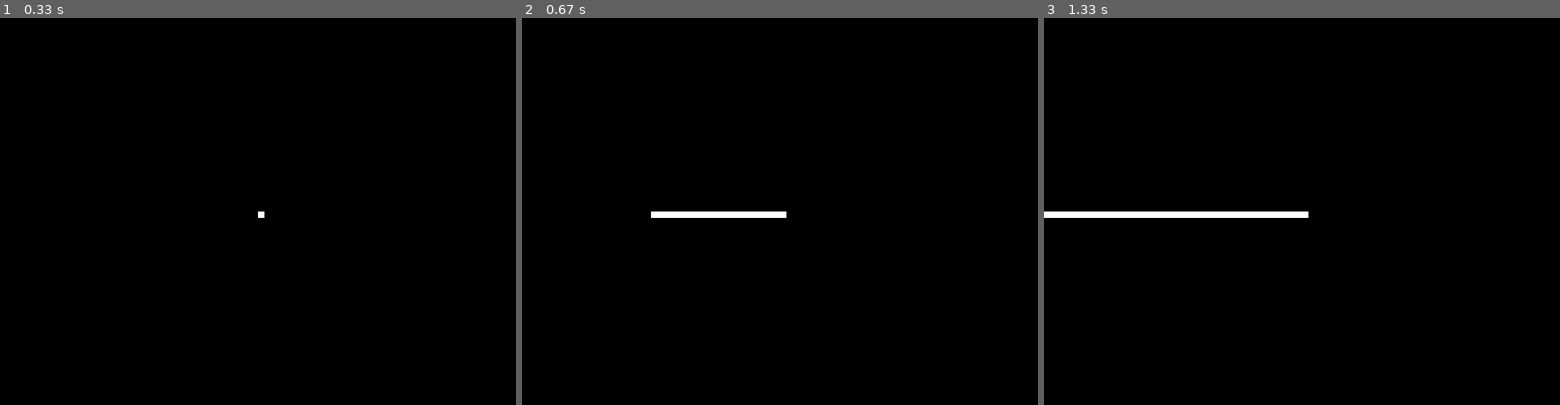
Above: before the commit, frames 1-3 (left to right).
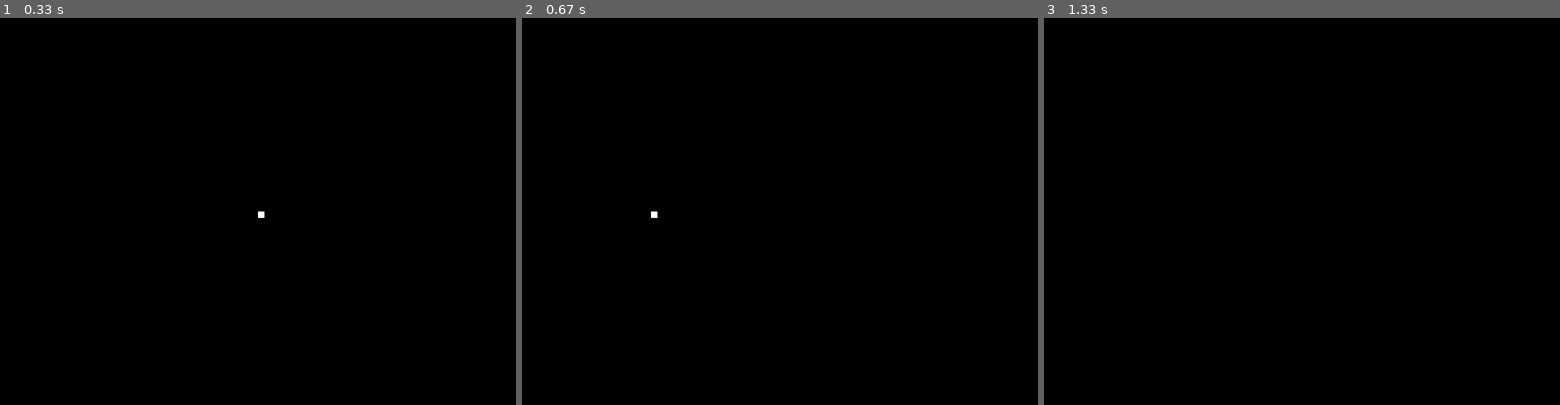
Above: after the commit, the same moments.

Repository: bitmap357/Pygame_Snake
Game: pygame game, started from Snake Game.py
The game is run twice, just before and just after one commit, with the same random seed, the same clock (stepped at 60 frames per second) and the same inputs.
Inputs:
- Up to frame 1 (0.33 s): no input
- Up to frame 2 (0.67 s): hold Left from 0.33 s (still down)
- Up to frame 3 (1.33 s): release Left at 0.87 s; hold Left 0.9-1.3 s

Frame 1 is identical in both runs. In frame 2, 0.4% of the frame differs, in the area x 26-52%, y 50-52%; in frame 3, 0.9%, in the area x 0-52%, y 50-52%.

Commit message:
changing the window to black

Diff:
--- a/Snake Game.py
+++ b/Snake Game.py
@@ -9,6 +9,7 @@
 pygame.display.set_caption("Snake Game")
 
 white = (255, 255, 255)
+black = (0, 0, 0)
 
 game_over = False
 
@@ -31,6 +32,7 @@
 
     x1 = x1 + x1_change
     y1 = y1 + y1_change
+    window.fill(black)
 
     pygame.draw.rect(window, white, [x1, y1, 10, 10])
     pygame.display.update()
